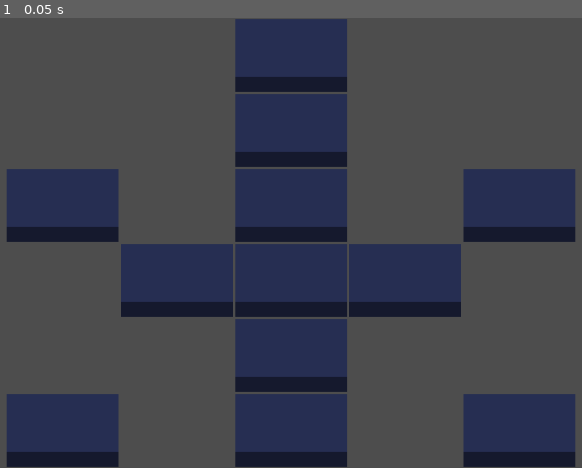
Above: before the commit, frame 1.
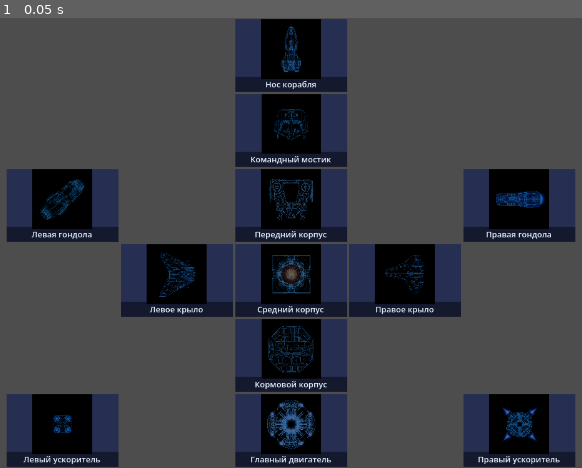
Above: after the commit, the same moment.

Repository: Xenobyte8/merchant_godot_web
Game: Godot game, scene res://scenes/ui/ShipModuleGrid.tscn
The game is run twice, just before and just after one commit, with the same random seed, the same clock (stepped at 60 frames per second) and the same inputs. This scene is started directly instead of the project's main scene.
Inputs:
- Up to frame 1 (0.05 s): no input

The runs differ from the first frame. In frame 1, 17% of the frame differs, in the area x 3-97%, y 0-100%.

Commit message:
fix: embed textures + child nodes in ShipModuleGrid.tscn (visible in editor)

Diff:
--- a/scenes/ui/ShipModuleGrid.tscn
+++ b/scenes/ui/ShipModuleGrid.tscn
@@ -1,6 +1,18 @@
-[gd_scene load_steps=2 format=3 uid="uid://cshpgrd2026a"]
+[gd_scene load_steps=14 format=3 uid="uid://cshpgrd2026a"]
 
 [ext_resource type="Script" uid="uid://m2whmqinudcg" path="res://scripts/ui/base/ShipModuleGrid.gd" id="1_smg"]
+[ext_resource type="Texture2D" path="res://assets/images/ship_modules/bow.png" id="2_bow"]
+[ext_resource type="Texture2D" path="res://assets/images/ship_modules/bridge.png" id="3_bridge"]
+[ext_resource type="Texture2D" path="res://assets/images/ship_modules/port_nacelle.png" id="4_pnac"]
+[ext_resource type="Texture2D" path="res://assets/images/ship_modules/forward_hull.png" id="5_fhull"]
+[ext_resource type="Texture2D" path="res://assets/images/ship_modules/starboard_nacelle.png" id="6_snac"]
+[ext_resource type="Texture2D" path="res://assets/images/ship_modules/port_wing.png" id="7_pwing"]
+[ext_resource type="Texture2D" path="res://assets/images/ship_modules/mid_hull.png" id="8_mhull"]
+[ext_resource type="Texture2D" path="res://assets/images/ship_modules/starboard_wing.png" id="9_swing"]
+[ext_resource type="Texture2D" path="res://assets/images/ship_modules/aft_hull.png" id="10_ahull"]
+[ext_resource type="Texture2D" path="res://assets/images/ship_modules/port_thruster.png" id="11_pthr"]
+[ext_resource type="Texture2D" path="res://assets/images/ship_modules/main_drive.png" id="12_mdrv"]
+[ext_resource type="Texture2D" path="res://assets/images/ship_modules/starboard_thruster.png" id="13_sthr"]
 
 [node name="ShipModuleGrid" type="Control"]
 layout_mode = 3
@@ -18,6 +30,50 @@
 offset_right = -2.0
 offset_bottom = -2.0
 
+[node name="Bg" type="ColorRect" parent="bow"]
+layout_mode = 1
+anchors_preset = 15
+mouse_filter = 2
+color = Color(0.15, 0.18, 0.32, 1)
+
+[node name="Icon" type="TextureRect" parent="bow"]
+layout_mode = 1
+anchors_preset = 15
+offset_bottom = -20.0
+mouse_filter = 2
+expand_mode = 3
+stretch_mode = 5
+texture = ExtResource("2_bow")
+modulate = Color(0.35, 0.4, 0.6, 1)
+
+[node name="LabelBg" type="ColorRect" parent="bow"]
+layout_mode = 1
+anchor_left = 0.0
+anchor_top = 1.0
+anchor_right = 1.0
+anchor_bottom = 1.0
+offset_top = -24.0
+mouse_filter = 2
+color = Color(0, 0, 0, 0.45)
+
+[node name="NameLabel" type="Label" parent="bow"]
+layout_mode = 1
+anchor_left = 0.0
+anchor_top = 1.0
+anchor_right = 1.0
+anchor_bottom = 1.0
+offset_left = 2.0
+offset_top = -22.0
+offset_right = -2.0
+offset_bottom = -2.0
+mouse_filter = 2
+text = "Нос корабля"
+horizontal_alignment = 1
+vertical_alignment = 1
+clip_text = true
+theme_override_font_sizes/font_size = 13
+theme_override_colors/font_color = Color(0.9, 0.95, 1, 1)
+
 [node name="bridge" type="Control" parent="."]
 layout_mode = 1
 anchor_left = 0.428571
@@ -29,6 +85,50 @@
 offset_right = -2.0
 offset_bottom = -2.0
 
+[node name="Bg" type="ColorRect" parent="bridge"]
+layout_mode = 1
+anchors_preset = 15
+mouse_filter = 2
+color = Color(0.15, 0.18, 0.32, 1)
+
+[node name="Icon" type="TextureRect" parent="bridge"]
+layout_mode = 1
+anchors_preset = 15
+offset_bottom = -20.0
+mouse_filter = 2
+expand_mode = 3
+stretch_mode = 5
+texture = ExtResource("3_bridge")
+modulate = Color(0.35, 0.4, 0.6, 1)
+
+[node name="LabelBg" type="ColorRect" parent="bridge"]
+layout_mode = 1
+anchor_left = 0.0
+anchor_top = 1.0
+anchor_right = 1.0
+anchor_bottom = 1.0
+offset_top = -24.0
+mouse_filter = 2
+color = Color(0, 0, 0, 0.45)
+
+[node name="NameLabel" type="Label" parent="bridge"]
+layout_mode = 1
+anchor_left = 0.0
+anchor_top = 1.0
+anchor_right = 1.0
+anchor_bottom = 1.0
+offset_left = 2.0
+offset_top = -22.0
+offset_right = -2.0
+offset_bottom = -2.0
+mouse_filter = 2
+text = "Командный мостик"
+horizontal_alignment = 1
+vertical_alignment = 1
+clip_text = true
+theme_override_font_sizes/font_size = 13
+theme_override_colors/font_color = Color(0.9, 0.95, 1, 1)
+
 [node name="port_nacelle" type="Control" parent="."]
 layout_mode = 1
 anchor_left = 0.142857
@@ -40,6 +140,50 @@
 offset_right = -2.0
 offset_bottom = -2.0
 
+[node name="Bg" type="ColorRect" parent="port_nacelle"]
+layout_mode = 1
+anchors_preset = 15
+mouse_filter = 2
+color = Color(0.15, 0.18, 0.32, 1)
+
+[node name="Icon" type="TextureRect" parent="port_nacelle"]
+layout_mode = 1
+anchors_preset = 15
+offset_bottom = -20.0
+mouse_filter = 2
+expand_mode = 3
+stretch_mode = 5
+texture = ExtResource("4_pnac")
+modulate = Color(0.35, 0.4, 0.6, 1)
+
+[node name="LabelBg" type="ColorRect" parent="port_nacelle"]
+layout_mode = 1
+anchor_left = 0.0
+anchor_top = 1.0
+anchor_right = 1.0
+anchor_bottom = 1.0
+offset_top = -24.0
+mouse_filter = 2
+color = Color(0, 0, 0, 0.45)
+
+[node name="NameLabel" type="Label" parent="port_nacelle"]
+layout_mode = 1
+anchor_left = 0.0
+anchor_top = 1.0
+anchor_right = 1.0
+anchor_bottom = 1.0
+offset_left = 2.0
+offset_top = -22.0
+offset_right = -2.0
+offset_bottom = -2.0
+mouse_filter = 2
+text = "Левая гондола"
+horizontal_alignment = 1
+vertical_alignment = 1
+clip_text = true
+theme_override_font_sizes/font_size = 13
+theme_override_colors/font_color = Color(0.9, 0.95, 1, 1)
+
 [node name="forward_hull" type="Control" parent="."]
 layout_mode = 1
 anchor_left = 0.428571
@@ -51,6 +195,50 @@
 offset_right = -2.0
 offset_bottom = -2.0
 
+[node name="Bg" type="ColorRect" parent="forward_hull"]
+layout_mode = 1
+anchors_preset = 15
+mouse_filter = 2
+color = Color(0.15, 0.18, 0.32, 1)
+
+[node name="Icon" type="TextureRect" parent="forward_hull"]
+layout_mode = 1
+anchors_preset = 15
+offset_bottom = -20.0
+mouse_filter = 2
+expand_mode = 3
+stretch_mode = 5
+texture = ExtResource("5_fhull")
+modulate = Color(0.35, 0.4, 0.6, 1)
+
+[node name="LabelBg" type="ColorRect" parent="forward_hull"]
+layout_mode = 1
+anchor_left = 0.0
+anchor_top = 1.0
+anchor_right = 1.0
+anchor_bottom = 1.0
+offset_top = -24.0
+mouse_filter = 2
+color = Color(0, 0, 0, 0.45)
+
+[node name="NameLabel" type="Label" parent="forward_hull"]
+layout_mode = 1
+anchor_left = 0.0
+anchor_top = 1.0
+anchor_right = 1.0
+anchor_bottom = 1.0
+offset_left = 2.0
+offset_top = -22.0
+offset_right = -2.0
+offset_bottom = -2.0
+mouse_filter = 2
+text = "Передний корпус"
+horizontal_alignment = 1
+vertical_alignment = 1
+clip_text = true
+theme_override_font_sizes/font_size = 13
+theme_override_colors/font_color = Color(0.9, 0.95, 1, 1)
+
 [node name="starboard_nacelle" type="Control" parent="."]
 layout_mode = 1
 anchor_left = 0.714286
@@ -62,6 +250,50 @@
 offset_right = -2.0
 offset_bottom = -2.0
 
+[node name="Bg" type="ColorRect" parent="starboard_nacelle"]
+layout_mode = 1
+anchors_preset = 15
+mouse_filter = 2
+color = Color(0.15, 0.18, 0.32, 1)
+
+[node name="Icon" type="TextureRect" parent="starboard_nacelle"]
+layout_mode = 1
+anchors_preset = 15
+offset_bottom = -20.0
+mouse_filter = 2
+expand_mode = 3
+stretch_mode = 5
+texture = ExtResource("6_snac")
+modulate = Color(0.35, 0.4, 0.6, 1)
+
+[node name="LabelBg" type="ColorRect" parent="starboard_nacelle"]
+layout_mode = 1
+anchor_left = 0.0
+anchor_top = 1.0
+anchor_right = 1.0
+anchor_bottom = 1.0
+offset_top = -24.0
+mouse_filter = 2
+color = Color(0, 0, 0, 0.45)
+
+[node name="NameLabel" type="Label" parent="starboard_nacelle"]
+layout_mode = 1
+anchor_left = 0.0
+anchor_top = 1.0
+anchor_right = 1.0
+anchor_bottom = 1.0
+offset_left = 2.0
+offset_top = -22.0
+offset_right = -2.0
+offset_bottom = -2.0
+mouse_filter = 2
+text = "Правая гондола"
+horizontal_alignment = 1
+vertical_alignment = 1
+clip_text = true
+theme_override_font_sizes/font_size = 13
+theme_override_colors/font_color = Color(0.9, 0.95, 1, 1)
+
 [node name="port_wing" type="Control" parent="."]
 layout_mode = 1
 anchor_left = 0.285714
@@ -73,6 +305,50 @@
 offset_right = -2.0
 offset_bottom = -2.0
 
+[node name="Bg" type="ColorRect" parent="port_wing"]
+layout_mode = 1
+anchors_preset = 15
+mouse_filter = 2
+color = Color(0.15, 0.18, 0.32, 1)
+
+[node name="Icon" type="TextureRect" parent="port_wing"]
+layout_mode = 1
+anchors_preset = 15
+offset_bottom = -20.0
+mouse_filter = 2
+expand_mode = 3
+stretch_mode = 5
+texture = ExtResource("7_pwing")
+modulate = Color(0.35, 0.4, 0.6, 1)
+
+[node name="LabelBg" type="ColorRect" parent="port_wing"]
+layout_mode = 1
+anchor_left = 0.0
+anchor_top = 1.0
+anchor_right = 1.0
+anchor_bottom = 1.0
+offset_top = -24.0
+mouse_filter = 2
+color = Color(0, 0, 0, 0.45)
+
+[node name="NameLabel" type="Label" parent="port_wing"]
+layout_mode = 1
+anchor_left = 0.0
+anchor_top = 1.0
+anchor_right = 1.0
+anchor_bottom = 1.0
+offset_left = 2.0
+offset_top = -22.0
+offset_right = -2.0
+offset_bottom = -2.0
+mouse_filter = 2
+text = "Левое крыло"
+horizontal_alignment = 1
+vertical_alignment = 1
+clip_text = true
+theme_override_font_sizes/font_size = 13
+theme_override_colors/font_color = Color(0.9, 0.95, 1, 1)
+
 [node name="mid_hull" type="Control" parent="."]
 layout_mode = 1
 anchor_left = 0.428571
@@ -84,6 +360,50 @@
 offset_right = -2.0
 offset_bottom = -2.0
 
+[node name="Bg" type="ColorRect" parent="mid_hull"]
+layout_mode = 1
+anchors_preset = 15
+mouse_filter = 2
+color = Color(0.15, 0.18, 0.32, 1)
+
+[node name="Icon" type="TextureRect" parent="mid_hull"]
+layout_mode = 1
+anchors_preset = 15
+offset_bottom = -20.0
+mouse_filter = 2
+expand_mode = 3
+stretch_mode = 5
+texture = ExtResource("8_mhull")
+modulate = Color(0.35, 0.4, 0.6, 1)
+
+[node name="LabelBg" type="ColorRect" parent="mid_hull"]
+layout_mode = 1
+anchor_left = 0.0
+anchor_top = 1.0
+anchor_right = 1.0
+anchor_bottom = 1.0
+offset_top = -24.0
+mouse_filter = 2
+color = Color(0, 0, 0, 0.45)
+
+[node name="NameLabel" type="Label" parent="mid_hull"]
+layout_mode = 1
+anchor_left = 0.0
+anchor_top = 1.0
+anchor_right = 1.0
+anchor_bottom = 1.0
+offset_left = 2.0
+offset_top = -22.0
+offset_right = -2.0
+offset_bottom = -2.0
+mouse_filter = 2
+text = "Средний корпус"
+horizontal_alignment = 1
+vertical_alignment = 1
+clip_text = true
+theme_override_font_sizes/font_size = 13
+theme_override_colors/font_color = Color(0.9, 0.95, 1, 1)
+
 [node name="starboard_wing" type="Control" parent="."]
 layout_mode = 1
 anchor_left = 0.571429
@@ -95,6 +415,50 @@
 offset_right = -2.0
 offset_bottom = -2.0
 
+[node name="Bg" type="ColorRect" parent="starboard_wing"]
+layout_mode = 1
+anchors_preset = 15
+mouse_filter = 2
+color = Color(0.15, 0.18, 0.32, 1)
+
+[node name="Icon" type="TextureRect" parent="starboard_wing"]
+layout_mode = 1
+anchors_preset = 15
+offset_bottom = -20.0
+mouse_filter = 2
+expand_mode = 3
+stretch_mode = 5
+texture = ExtResource("9_swing")
+modulate = Color(0.35, 0.4, 0.6, 1)
+
+[node name="LabelBg" type="ColorRect" parent="starboard_wing"]
+layout_mode = 1
+anchor_left = 0.0
+anchor_top = 1.0
+anchor_right = 1.0
+anchor_bottom = 1.0
+offset_top = -24.0
+mouse_filter = 2
+color = Color(0, 0, 0, 0.45)
+
+[node name="NameLabel" type="Label" parent="starboard_wing"]
+layout_mode = 1
+anchor_left = 0.0
+anchor_top = 1.0
+anchor_right = 1.0
+anchor_bottom = 1.0
+offset_left = 2.0
+offset_top = -22.0
+offset_right = -2.0
+offset_bottom = -2.0
+mouse_filter = 2
+text = "Правое крыло"
+horizontal_alignment = 1
+vertical_alignment = 1
+clip_text = true
+theme_override_font_sizes/font_size = 13
+theme_override_colors/font_color = Color(0.9, 0.95, 1, 1)
+
 [node name="aft_hull" type="Control" parent="."]
 layout_mode = 1
 anchor_left = 0.428571
@@ -106,6 +470,50 @@
 offset_right = -2.0
 offset_bottom = -2.0
 
+[node name="Bg" type="ColorRect" parent="aft_hull"]
+layout_mode = 1
+anchors_preset = 15
+mouse_filter = 2
+color = Color(0.15, 0.18, 0.32, 1)
+
+[node name="Icon" type="TextureRect" parent="aft_hull"]
+layout_mode = 1
+anchors_preset = 15
+offset_bottom = -20.0
+mouse_filter = 2
+expand_mode = 3
+stretch_mode = 5
+texture = ExtResource("10_ahull")
+modulate = Color(0.35, 0.4, 0.6, 1)
+
+[node name="LabelBg" type="ColorRect" parent="aft_hull"]
+layout_mode = 1
+anchor_left = 0.0
+anchor_top = 1.0
+anchor_right = 1.0
+anchor_bottom = 1.0
+offset_top = -24.0
+mouse_filter = 2
+color = Color(0, 0, 0, 0.45)
+
+[node name="NameLabel" type="Label" parent="aft_hull"]
+layout_mode = 1
+anchor_left = 0.0
+anchor_top = 1.0
+anchor_right = 1.0
+anchor_bottom = 1.0
+offset_left = 2.0
+offset_top = -22.0
+offset_right = -2.0
+offset_bottom = -2.0
+mouse_filter = 2
+text = "Кормовой корпус"
+horizontal_alignment = 1
+vertical_alignment = 1
+clip_text = true
+theme_override_font_sizes/font_size = 13
+theme_override_colors/font_color = Color(0.9, 0.95, 1, 1)
+
 [node name="port_thruster" type="Control" parent="."]
 layout_mode = 1
 anchor_left = 0.142857
@@ -117,6 +525,50 @@
 offset_right = -2.0
 offset_bottom = -2.0
 
+[node name="Bg" type="ColorRect" parent="port_thruster"]
+layout_mode = 1
+anchors_preset = 15
+mouse_filter = 2
+color = Color(0.15, 0.18, 0.32, 1)
+
+[node name="Icon" type="TextureRect" parent="port_thruster"]
+layout_mode = 1
+anchors_preset = 15
+offset_bottom = -20.0
+mouse_filter = 2
+expand_mode = 3
+stretch_mode = 5
+texture = ExtResource("11_pthr")
+modulate = Color(0.35, 0.4, 0.6, 1)
+
+[node name="LabelBg" type="ColorRect" parent="port_thruster"]
+layout_mode = 1
+anchor_left = 0.0
+anchor_top = 1.0
+anchor_right = 1.0
+anchor_bottom = 1.0
+offset_top = -24.0
+mouse_filter = 2
+color = Color(0, 0, 0, 0.45)
+
+[node name="NameLabel" type="Label" parent="port_thruster"]
+layout_mode = 1
+anchor_left = 0.0
+anchor_top = 1.0
+anchor_right = 1.0
+anchor_bottom = 1.0
+offset_left = 2.0
+offset_top = -22.0
+offset_right = -2.0
+offset_bottom = -2.0
+mouse_filter = 2
+text = "Левый ускоритель"
+horizontal_alignment = 1
+vertical_alignment = 1
+clip_text = true
+theme_override_font_sizes/font_size = 13
+theme_override_colors/font_color = Color(0.9, 0.95, 1, 1)
+
 [node name="main_drive" type="Control" parent="."]
 layout_mode = 1
 anchor_left = 0.428571
@@ -128,6 +580,50 @@
 offset_right = -2.0
 offset_bottom = -2.0
 
+[node name="Bg" type="ColorRect" parent="main_drive"]
+layout_mode = 1
+anchors_preset = 15
+mouse_filter = 2
+color = Color(0.15, 0.18, 0.32, 1)
+
+[node name="Icon" type="TextureRect" parent="main_drive"]
+layout_mode = 1
+anchors_preset = 15
+offset_bottom = -20.0
+mouse_filter = 2
+expand_mode = 3
+stretch_mode = 5
+texture = ExtResource("12_mdrv")
+modulate = Color(0.35, 0.4, 0.6, 1)
+
+[node name="LabelBg" type="ColorRect" parent="main_drive"]
+layout_mode = 1
+anchor_left = 0.0
+anchor_top = 1.0
+anchor_right = 1.0
+anchor_bottom = 1.0
+offset_top = -24.0
+mouse_filter = 2
+color = Color(0, 0, 0, 0.45)
+
+[node name="NameLabel" type="Label" parent="main_drive"]
+layout_mode = 1
+anchor_left = 0.0
+anchor_top = 1.0
+anchor_right = 1.0
+anchor_bottom = 1.0
+offset_left = 2.0
+offset_top = -22.0
+offset_right = -2.0
+offset_bottom = -2.0
+mouse_filter = 2
+text = "Главный двигатель"
+horizontal_alignment = 1
+vertical_alignment = 1
+clip_text = true
+theme_override_font_sizes/font_size = 13
+theme_override_colors/font_color = Color(0.9, 0.95, 1, 1)
+
 [node name="starboard_thruster" type="Control" parent="."]
 layout_mode = 1
 anchor_left = 0.714286
@@ -138,3 +634,47 @@
 offset_top = 2.0
 offset_right = -2.0
 offset_bottom = -2.0
+
+[node name="Bg" type="ColorRect" parent="starboard_thruster"]
+layout_mode = 1
+anchors_preset = 15
+mouse_filter = 2
+color = Color(0.15, 0.18, 0.32, 1)
+
+[node name="Icon" type="TextureRect" parent="starboard_thruster"]
+layout_mode = 1
+anchors_preset = 15
+offset_bottom = -20.0
+mouse_filter = 2
+expand_mode = 3
+stretch_mode = 5
+texture = ExtResource("13_sthr")
+modulate = Color(0.35, 0.4, 0.6, 1)
+
+[node name="LabelBg" type="ColorRect" parent="starboard_thruster"]
+layout_mode = 1
+anchor_left = 0.0
+anchor_top = 1.0
+anchor_right = 1.0
+anchor_bottom = 1.0
+offset_top = -24.0
+mouse_filter = 2
+color = Color(0, 0, 0, 0.45)
+
+[node name="NameLabel" type="Label" parent="starboard_thruster"]
+layout_mode = 1
+anchor_left = 0.0
+anchor_top = 1.0
+anchor_right = 1.0
+anchor_bottom = 1.0
+offset_left = 2.0
+offset_top = -22.0
+offset_right = -2.0
+offset_bottom = -2.0
+mouse_filter = 2
+text = "Правый ускоритель"
+horizontal_alignment = 1
+vertical_alignment = 1
+clip_text = true
+theme_override_font_sizes/font_size = 13
+theme_override_colors/font_color = Color(0.9, 0.95, 1, 1)
--- a/scripts/ui/base/ShipModuleGrid.gd
+++ b/scripts/ui/base/ShipModuleGrid.gd
@@ -51,93 +51,99 @@
 	node.clip_contents = true
 	node.mouse_filter = Control.MOUSE_FILTER_STOP
 
-	# Фон
-	var bg := ColorRect.new()
-	bg.name = "Bg"
-	bg.mouse_filter = Control.MOUSE_FILTER_IGNORE
-	bg.set_anchors_and_offsets_preset(Control.PRESET_FULL_RECT)
-	bg.color = COLOR_NOT_STARTED
-	node.add_child(bg)
-
-	# Иконка модуля
-	var icon := TextureRect.new()
-	icon.name = "Icon"
-	icon.mouse_filter = Control.MOUSE_FILTER_IGNORE
-	icon.expand_mode = TextureRect.EXPAND_FIT_WIDTH_PROPORTIONAL
-	icon.stretch_mode = TextureRect.STRETCH_KEEP_ASPECT_CENTERED
-	icon.set_anchors_and_offsets_preset(Control.PRESET_FULL_RECT)
-	icon.offset_bottom = -20.0
-	icon.modulate = Color(0.4, 0.45, 0.65)
-	node.add_child(icon)
+	# Фон — создаём только если нет в сцене
+	if not node.has_node("Bg"):
+		var bg := ColorRect.new()
+		bg.name = "Bg"
+		bg.mouse_filter = Control.MOUSE_FILTER_IGNORE
+		bg.set_anchors_and_offsets_preset(Control.PRESET_FULL_RECT)
+		bg.color = COLOR_NOT_STARTED
+		node.add_child(bg)
+
+	# Иконка — создаём только если нет в сцене
+	if not node.has_node("Icon"):
+		var icon := TextureRect.new()
+		icon.name = "Icon"
+		icon.mouse_filter = Control.MOUSE_FILTER_IGNORE
+		icon.expand_mode = TextureRect.EXPAND_FIT_WIDTH_PROPORTIONAL
+		icon.stretch_mode = TextureRect.STRETCH_KEEP_ASPECT_CENTERED
+		icon.set_anchors_and_offsets_preset(Control.PRESET_FULL_RECT)
+		icon.offset_bottom = -20.0
+		icon.modulate = Color(0.4, 0.45, 0.65)
+		node.add_child(icon)
 
 	# Тёмная подложка под метку
-	var lbl_bg := ColorRect.new()
-	lbl_bg.name = "LabelBg"
-	lbl_bg.mouse_filter = Control.MOUSE_FILTER_IGNORE
-	lbl_bg.color = Color(0.0, 0.0, 0.0, 0.45)
-	lbl_bg.set_anchor(SIDE_LEFT, 0.0)
-	lbl_bg.set_anchor(SIDE_RIGHT, 1.0)
-	lbl_bg.set_anchor(SIDE_TOP, 1.0)
-	lbl_bg.set_anchor(SIDE_BOTTOM, 1.0)
-	lbl_bg.offset_top = -24.0
-	lbl_bg.offset_bottom = 0.0
-	node.add_child(lbl_bg)
-
-	# Метка — название модуля
-	var lbl := Label.new()
-	lbl.name = "NameLabel"
-	lbl.mouse_filter = Control.MOUSE_FILTER_IGNORE
-	lbl.set_anchor(SIDE_LEFT, 0.0)
-	lbl.set_anchor(SIDE_RIGHT, 1.0)
-	lbl.set_anchor(SIDE_TOP, 1.0)
-	lbl.set_anchor(SIDE_BOTTOM, 1.0)
-	lbl.offset_top = -22.0
-	lbl.offset_bottom = -2.0
-	lbl.offset_left = 2.0
-	lbl.offset_right = -2.0
-	lbl.horizontal_alignment = HORIZONTAL_ALIGNMENT_CENTER
-	lbl.vertical_alignment   = VERTICAL_ALIGNMENT_CENTER
-	lbl.autowrap_mode        = TextServer.AUTOWRAP_OFF
-	lbl.clip_text            = true
-	lbl.add_theme_font_size_override("font_size", 13)
-	lbl.add_theme_color_override("font_color", Color(0.9, 0.95, 1.0))
-	node.add_child(lbl)
-
-	# Полоска прогресса (снизу)
-	var bar := ProgressBar.new()
-	bar.name = "Bar"
-	bar.mouse_filter = Control.MOUSE_FILTER_IGNORE
-	bar.min_value = 0.0
-	bar.max_value = 100.0
-	bar.value = 0.0
-	bar.show_percentage = false
-	bar.set_anchor(SIDE_LEFT, 0.0)
-	bar.set_anchor(SIDE_RIGHT, 1.0)
-	bar.set_anchor(SIDE_TOP, 1.0)
-	bar.set_anchor(SIDE_BOTTOM, 1.0)
-	bar.offset_top = -8.0
-	bar.offset_bottom = 0.0
-	bar.visible = false
-	node.add_child(bar)
+	if not node.has_node("LabelBg"):
+		var lbl_bg := ColorRect.new()
+		lbl_bg.name = "LabelBg"
+		lbl_bg.mouse_filter = Control.MOUSE_FILTER_IGNORE
+		lbl_bg.color = Color(0.0, 0.0, 0.0, 0.45)
+		lbl_bg.set_anchor(SIDE_LEFT, 0.0)
+		lbl_bg.set_anchor(SIDE_RIGHT, 1.0)
+		lbl_bg.set_anchor(SIDE_TOP, 1.0)
+		lbl_bg.set_anchor(SIDE_BOTTOM, 1.0)
+		lbl_bg.offset_top = -24.0
+		lbl_bg.offset_bottom = 0.0
+		node.add_child(lbl_bg)
+
+	# Метка — создаём только если нет в сцене
+	if not node.has_node("NameLabel"):
+		var lbl := Label.new()
+		lbl.name = "NameLabel"
+		lbl.mouse_filter = Control.MOUSE_FILTER_IGNORE
+		lbl.set_anchor(SIDE_LEFT, 0.0)
+		lbl.set_anchor(SIDE_RIGHT, 1.0)
+		lbl.set_anchor(SIDE_TOP, 1.0)
+		lbl.set_anchor(SIDE_BOTTOM, 1.0)
+		lbl.offset_top = -22.0
+		lbl.offset_bottom = -2.0
+		lbl.offset_left = 2.0
+		lbl.offset_right = -2.0
+		lbl.horizontal_alignment = HORIZONTAL_ALIGNMENT_CENTER
+		lbl.vertical_alignment   = VERTICAL_ALIGNMENT_CENTER
+		lbl.autowrap_mode        = TextServer.AUTOWRAP_OFF
+		lbl.clip_text            = true
+		lbl.add_theme_font_size_override("font_size", 13)
+		lbl.add_theme_color_override("font_color", Color(0.9, 0.95, 1.0))
+		node.add_child(lbl)
+
+	# Полоска прогресса — всегда создаём (не видна в редакторе, динамическая)
+	if not node.has_node("Bar"):
+		var bar := ProgressBar.new()
+		bar.name = "Bar"
+		bar.mouse_filter = Control.MOUSE_FILTER_IGNORE
+		bar.min_value = 0.0
+		bar.max_value = 100.0
+		bar.value = 0.0
+		bar.show_percentage = false
+		bar.set_anchor(SIDE_LEFT, 0.0)
+		bar.set_anchor(SIDE_RIGHT, 1.0)
+		bar.set_anchor(SIDE_TOP, 1.0)
+		bar.set_anchor(SIDE_BOTTOM, 1.0)
+		bar.offset_top = -8.0
+		bar.offset_bottom = 0.0
+		bar.visible = false
+		node.add_child(bar)
 
 	# Галочка «готово»
-	var done_lbl := Label.new()
-	done_lbl.name = "DoneLabel"
-	done_lbl.mouse_filter = Control.MOUSE_FILTER_IGNORE
-	done_lbl.text = "✓"
-	done_lbl.set_anchor(SIDE_LEFT, 1.0)
-	done_lbl.set_anchor(SIDE_RIGHT, 1.0)
-	done_lbl.set_anchor(SIDE_TOP, 0.0)
-	done_lbl.set_anchor(SIDE_BOTTOM, 0.0)
-	done_lbl.offset_left = -30.0
-	done_lbl.offset_right = -4.0
-	done_lbl.offset_top = 2.0
-	done_lbl.offset_bottom = 28.0
-	done_lbl.horizontal_alignment = HORIZONTAL_ALIGNMENT_RIGHT
-	done_lbl.add_theme_font_size_override("font_size", 22)
-	done_lbl.add_theme_color_override("font_color", Color(0.3, 1.0, 0.85))
-	done_lbl.visible = false
-	node.add_child(done_lbl)
+	if not node.has_node("DoneLabel"):
+		var done_lbl := Label.new()
+		done_lbl.name = "DoneLabel"
+		done_lbl.mouse_filter = Control.MOUSE_FILTER_IGNORE
+		done_lbl.text = "✓"
+		done_lbl.set_anchor(SIDE_LEFT, 1.0)
+		done_lbl.set_anchor(SIDE_RIGHT, 1.0)
+		done_lbl.set_anchor(SIDE_TOP, 0.0)
+		done_lbl.set_anchor(SIDE_BOTTOM, 0.0)
+		done_lbl.offset_left = -30.0
+		done_lbl.offset_right = -4.0
+		done_lbl.offset_top = 2.0
+		done_lbl.offset_bottom = 28.0
+		done_lbl.horizontal_alignment = HORIZONTAL_ALIGNMENT_RIGHT
+		done_lbl.add_theme_font_size_override("font_size", 22)
+		done_lbl.add_theme_color_override("font_color", Color(0.3, 1.0, 0.85))
+		done_lbl.visible = false
+		node.add_child(done_lbl)
 
 	# Обработка кликов
 	node.gui_input.connect(func(ev: InputEvent) -> void: _on_module_input(node.name, ev))
